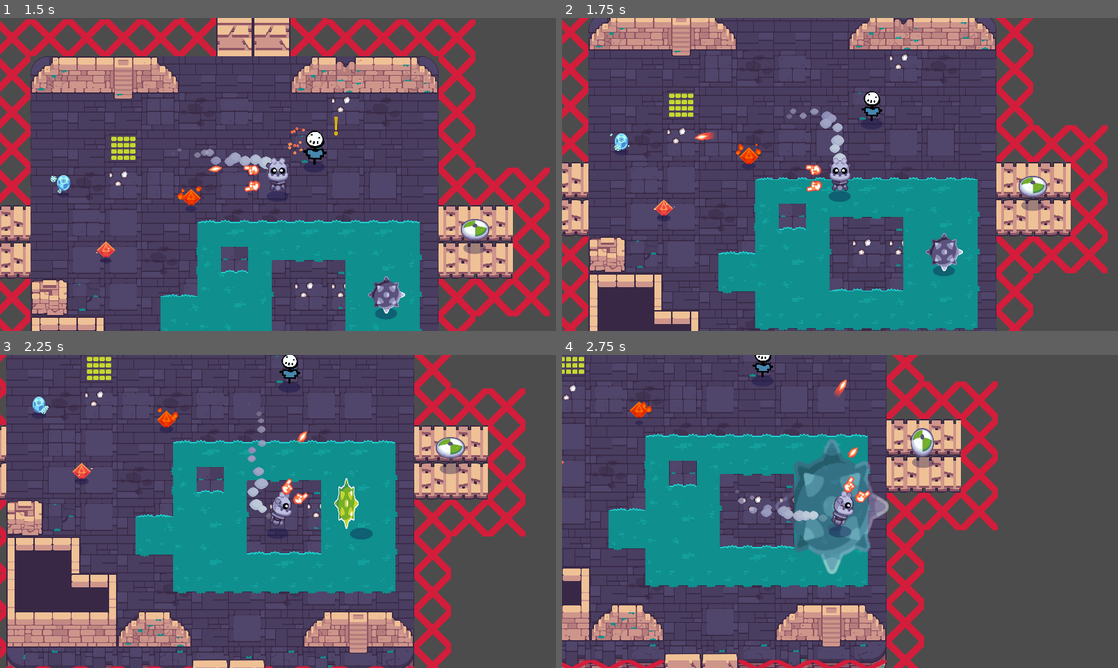
Above: before the commit, frames 1-4 (two rows, left to right).
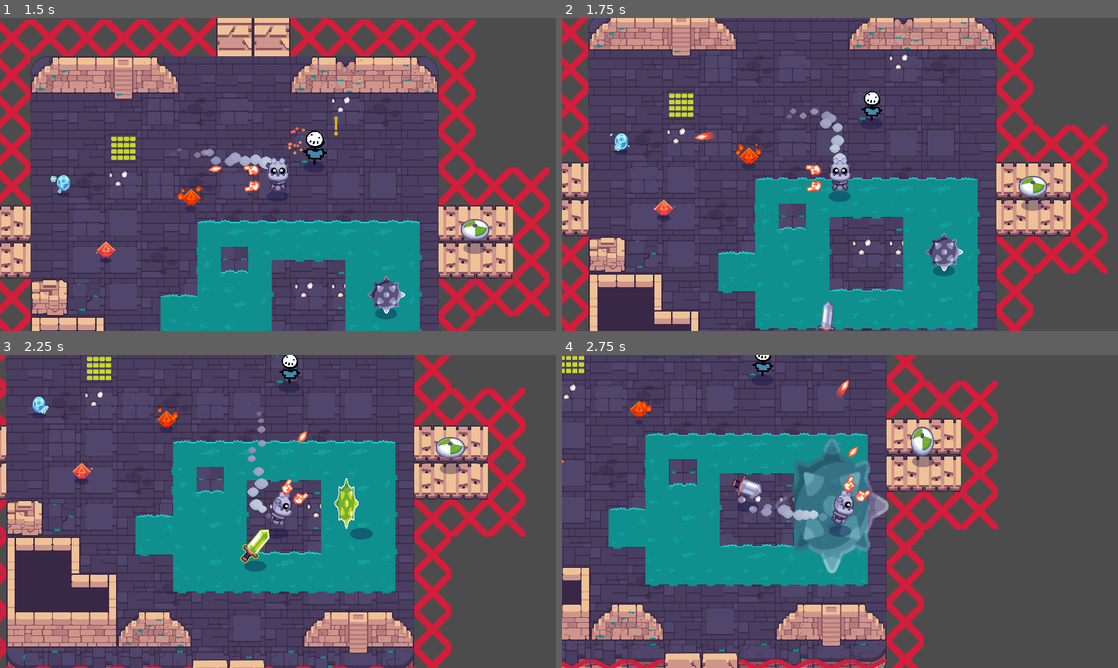
Above: after the commit, the same moments.

Repository: FossRyanH/Godot-Enter-Gungeon-Clone
Game: Godot game, scene res://rooms/TestRoom.tscn
Two runs of this game, one before a commit and one after it. Both use one fixed random seed, a clock stepped at 60 frames per second and the inputs below. The project has no main scene, so this scene is started directly. Sound files missing from this copy of the repository are replaced by a short silence.
Inputs (mouse positions are in pixels of both pictures, inside the frame that each line leads up to):
- Up to frame 1 (1.5 s): move the mouse to (400, 158) at 0.52 s; press the mouse at (400, 158) at 0.53 s; hold D (move_right) 0.53-1.28 s; move the mouse to (166, 190) at 1.27 s; release the mouse at (166, 190) at 1.28 s; hold S (move_down) from 1.28 s (still down); click (166, 190) at 1.35 s
- Up to frame 2 (1.75 s): keep holding S (move_down)
- Up to frame 3 (2.25 s): move the mouse to (333, 442) at 2.02 s; release S (move_down) at 2.03 s; press the mouse at (333, 442) at 2.03 s; hold D (move_right) from 2.03 s (still down)
- Up to frame 4 (2.75 s): keep holding D (move_right)

Frame 1 is identical in both runs. In frame 2, 0.2% of the frame differs, in the area x 46-50%, y 90-100%; in frame 3, 0.4%; in frame 4, 7.2%, in the area x 0-79%, y 0-100%.

Commit message:
added the sword mob as per a backup I had lol

Diff:
--- a/godot-final-game-start-project/mobs/sword/SwordMob.gd
+++ b/godot-final-game-start-project/mobs/sword/SwordMob.gd
@@ -1 +1,113 @@
+## Sword mob
 extends Mob
+
+# How fast the sword charges during attacks
+export var attack_speed := 1200.0
+
+onready var _line_of_sight := $RayCast2D
+onready var _collision_shape := $CollisionShape2D
+onready var _hurtbox := $HurtBox
+
+
+# We keep track of the Sword's state, so we can switch back
+# to normal after an attack
+var _is_in_attack_state := false
+# When attacking, this will be the direction of the attack
+var _charge_direction := Vector2()
+
+
+func _ready() -> void:
+	_hurtbox.connect("body_entered", self, "_on_HurtBox_body_entered")
+
+
+# When the player enters the detection area
+func _on_DetectionArea_body_entered(body: Robot) -> void:
+	_target = body
+	_line_of_sight.enabled = true
+
+
+# When the player exists the detection area
+func _on_DetectionArea_body_exited(_body: Robot) -> void:
+	_target = null
+	_line_of_sight.enabled = false
+
+
+# lerps both the collision shape and the sprite towards the global position
+# provided.
+func _rotate_towards(pos: Vector2, factor := 0.5) -> void:
+	var rot: float = lerp(rotation, pos.angle_to_point(global_position), factor)
+	_sprite.rotation = rot
+	_collision_shape.rotation = rot
+	_hurtbox.rotation = rot
+
+
+func does_see_target() -> bool:
+	return _line_of_sight.is_colliding() and _line_of_sight.get_collider() == _target
+
+
+func _physics_process(delta: float) -> void:
+
+	if not _target:
+		return
+
+	_rotate_towards(_target.global_position, 1)
+	_line_of_sight.cast_to = _target.global_position - global_position
+
+	if _target_within_range:
+		if _is_in_attack_state:
+			_velocity = attack_speed * _charge_direction
+			_velocity = move_and_slide(_velocity)
+		else:
+			# if the target is within attack range
+			# we always orbit no matter what
+			orbit_target()
+			# we can call this on every tick, it's not a problem; if the
+			# `_before_attack_timer` is already started, nothing will happen
+			# (therefore, on most frames, this function does nothing)
+			_prepare_to_attack()
+	else:
+		# Target is not within attack range, we follow it
+		follow(_target.global_position)
+
+
+# If the wind-up timer isn't started, we start the wind-up timer.
+# otherwise, we do nothing
+func _prepare_to_attack() -> void:
+	if not is_ready_to_attack():
+		return
+	_before_attack_timer.start()
+	_enter_attack_state()
+
+
+# The wind-up timer has finished, we can attack
+func _on_BeforeAttackTimer_timeout() -> void:
+	# The target might have exited the range while the timeout was running,
+	# so we check again
+	if not _target:
+		_exit_attack_state()
+		return
+	_charge_direction = global_position.direction_to(_target.global_position)
+	_cooldown_timer.start()
+
+
+# Called when the attack was launched and recovered from. The mob is ready to
+# attack again now
+func _on_CoolDownTimer_timeout() -> void:
+	_exit_attack_state()
+
+
+func _enter_attack_state() -> void:
+	_is_in_attack_state = true
+	_sprite_alert.visible = true
+
+
+func _exit_attack_state() -> void:
+	_sprite_alert.visible = false
+	_charge_direction = Vector2()
+	_is_in_attack_state = false
+
+
+func _on_HurtBox_body_entered(body: Node) -> void:
+	if body is Robot:
+		body.take_damage(damage)
+		_exit_attack_state()
--- a/godot-final-game-start-project/mobs/sword/SwordMob.tscn
+++ b/godot-final-game-start-project/mobs/sword/SwordMob.tscn
@@ -1,20 +1,30 @@
-[gd_scene load_steps=7 format=2]
+[gd_scene load_steps=9 format=2]
 
-[ext_resource path="res://mobs/sword/sword_active.png" type="Texture" id=1]
+[ext_resource path="res://mobs/Mob.tscn" type="PackedScene" id=1]
 [ext_resource path="res://mobs/sword/sword_inactive.png" type="Texture" id=2]
-[ext_resource path="res://mobs/Mob.tscn" type="PackedScene" id=3]
+[ext_resource path="res://mobs/sword/sword_active.png" type="Texture" id=3]
 [ext_resource path="res://mobs/sword/SwordMob.gd" type="Script" id=4]
+
+[sub_resource type="RectangleShape2D" id=3]
+extents = Vector2( 45.5, 18.5 )
 
 [sub_resource type="CircleShape2D" id=1]
 resource_local_to_scene = true
-radius = 320.0
+radius = 596.394
 
 [sub_resource type="CircleShape2D" id=2]
 resource_local_to_scene = true
-radius = 256.0
+radius = 369.01
 
-[node name="SwordMob" instance=ExtResource( 3 )]
+[sub_resource type="RectangleShape2D" id=4]
+extents = Vector2( 96.25, 38 )
+
+[node name="Sword" instance=ExtResource( 1 )]
 script = ExtResource( 4 )
+attack_speed = 1200.0
+
+[node name="CollisionShape2D" parent="." index="0"]
+shape = SubResource( 3 )
 
 [node name="CollisionShape2D" parent="DetectionArea" index="0"]
 shape = SubResource( 1 )
@@ -26,4 +36,21 @@
 texture = ExtResource( 2 )
 
 [node name="Alert" parent="Sprite" index="0"]
-texture = ExtResource( 1 )
+visible = false
+texture = ExtResource( 3 )
+
+[node name="BeforeAttackTimer" parent="." index="8"]
+wait_time = 0.3
+
+[node name="RayCast2D" type="RayCast2D" parent="." index="10"]
+enabled = true
+cast_to = Vector2( 200, 50 )
+collision_mask = 19
+
+[node name="HurtBox" type="Area2D" parent="." index="11"]
+position = Vector2( 24, 0 )
+collision_layer = 0
+
+[node name="CollisionShape2D" type="CollisionShape2D" parent="HurtBox" index="0"]
+position = Vector2( -24.25, 0 )
+shape = SubResource( 4 )
--- a/godot-final-game-start-project/rooms/TestRoom.tscn
+++ b/godot-final-game-start-project/rooms/TestRoom.tscn
@@ -10,6 +10,7 @@
 [ext_resource path="res://pickups/fire_spells/RapidFireSpellPickup.tscn" type="PackedScene" id=8]
 [ext_resource path="res://mobs/shield/ShieldMob.tscn" type="PackedScene" id=9]
 [ext_resource path="res://mobs/bomb/Bomb.tscn" type="PackedScene" id=10]
+[ext_resource path="res://mobs/sword/SwordMob.tscn" type="PackedScene" id=11]
 
 [node name="TestRoom" type="YSort"]
 
@@ -106,3 +107,6 @@
 
 [node name="Bomb" parent="." instance=ExtResource( 10 )]
 position = Vector2( 1228, 823 )
+
+[node name="Sword" parent="." instance=ExtResource( 11 )]
+position = Vector2( 821, 1086 )
Not shown: 1 places in godot-final-game-start-project/rooms/TestRoom.tscn that only renumber resources
